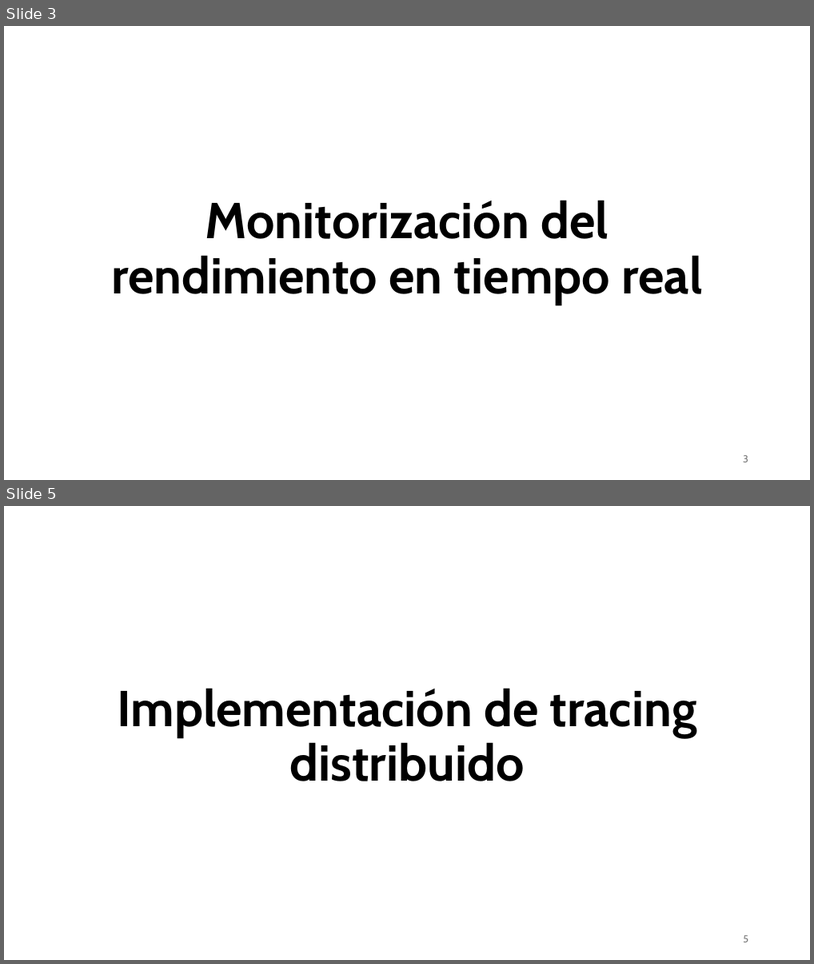
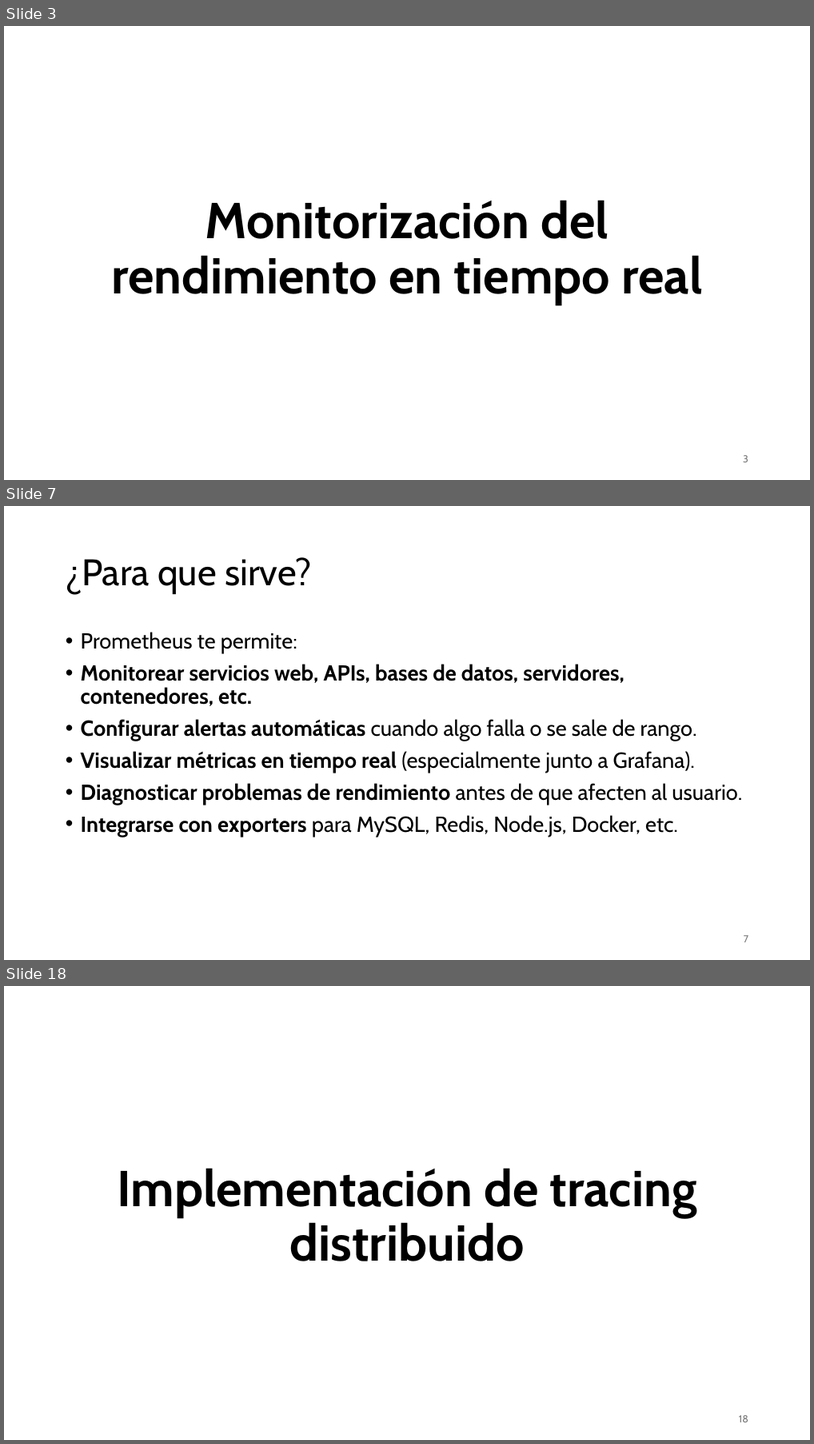
Before and after one commit to aldebarran22/CURSO_CPP_SERVICIOS_30H, a slide deck: doc/8_Monitorizacion_logging_microservicios.pptx. Shown one above the other, each under a label of ours: slides 3 and 5 before the commit, slides 3, 7 and 18 after it; the slides between them are not shown. The pictures are 814x964 and 814x1444 pixels, drawn with LibreOffice and Linux fonts; fonts in the diff are those of the drawing. Boxes give left, top, right and bottom in pixels: in the first picture for what was removed or moved away, otherwise in the second. Text is boxed around its words. In the diff, an @@ line names an element or a change of style, - is before the commit and + after.

```diff
--- a/doc/8_Monitorizacion_logging_microservicios.pptx
+++ b/doc/8_Monitorizacion_logging_microservicios.pptx
@@ slide 7 added at (4, 506, 810, 960), background #FFFFFF @@
@@ title added at (66, 557, 312, 594), 44 pt, text #000000 @@
+¿Para que sirve?
@@ text added at (81, 632, 742, 836), 25.9 pt, text #000000, bold @@
+• Prometheus te permite:
+• Monitorear servicios web, APIs, bases de datos, servidores, contenedores, etc.
+• Configurar alertas automáticas cuando algo falla o se sale de rango.
+• Visualizar métricas en tiempo real (especialmente junto a Grafana).
+• Diagnosticar problemas de rendimiento antes de que afecten al usuario.
+• Integrarse con exporters para MySQL, Redis, Node.js, Docker, etc.
@@ page number added at (744, 935, 749, 942), 12 pt, text #797979 @@
+7
@@ what was slide 5 is now slide 18 @@
@@ page number at (739, 1415, 749, 1422): text changed @@
-5
+18
```
Also in this commit, not shown: 13 other slides added, 1 slide removed, 3 other files.
